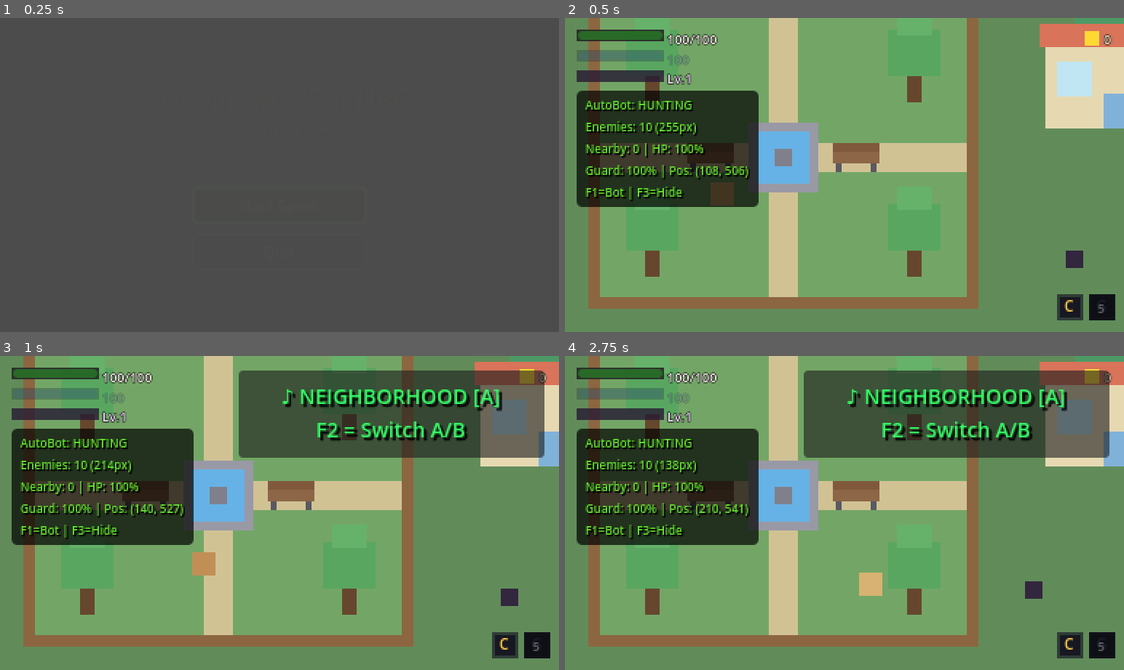
Above: before the commit, frames 1-4 (two rows, left to right).
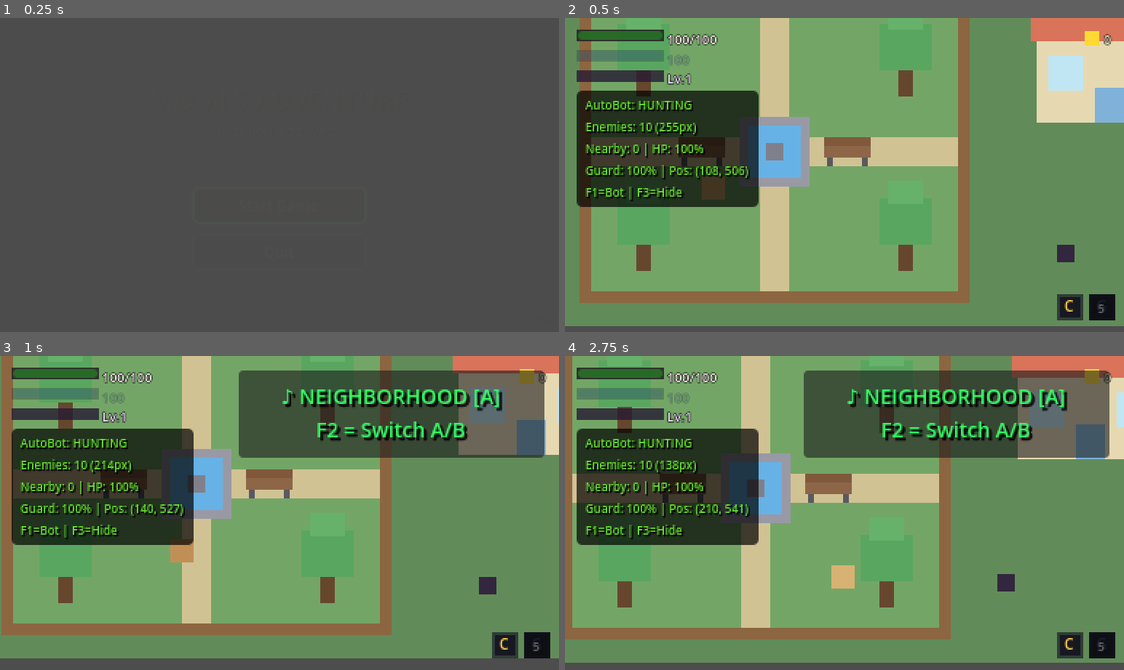
Above: after the commit, the same moments.

Repository: anthonyscry/momi-chronicles
Game: Godot game, scene res://ui/menus/title_screen.tscn
The game is run twice, just before and just after one commit, with the same random seed, the same clock (stepped at 60 frames per second) and the same inputs.
Inputs (mouse positions are in pixels of both pictures, inside the frame that each line leads up to):
- Up to frame 1 (0.25 s): no input
- Up to frame 2 (0.5 s): no input
- Up to frame 3 (1 s): tap Enter (ui_accept) at 0.5, 0.77 s; move the mouse to (402, 497) at 0.52 s; hold D (move_right) from 0.53 s (still down); hold Space (attack) from 0.53 s (still down); click (402, 497) at 0.67 s
- Up to frame 4 (2.75 s): move the mouse to (732, 528) at 1.27 s; release D (move_right) at 1.28 s; release Space (attack) at 1.28 s; hold S (move_down) 1.28-2.03 s; tap Space (attack) at 1.35, 2.3 s; tap Enter (ui_accept) at 1.52 s; move the mouse to (900, 443) at 2.02 s; hold D (move_right) from 2.03 s (still down); hold V (block) from 2.03 s (still down)

Frame 1 is identical in both runs. In frame 2, 20% of the frame differs, in the area x 0-100%, y 0-100%; in frame 3, 35%; in frame 4, 35%.

Commit message:
feat(effects): Phase P3 - camera & combat feel
- Camera look-ahead: 20px offset in movement direction for better visibility
- Combat zoom: subtle 1.12x zoom when enemies within 60px range
- Knockback curves: burst initial velocity with exponential decay + sprite pop
- Enemy attack telegraphs: red '!' indicator + sprite flash before attacks

Diff:
--- a/characters/enemies/enemy_base.gd
+++ b/characters/enemies/enemy_base.gd
@@ -126,7 +126,17 @@
 	Events.enemy_damaged.emit(self, damage_amount)
 
 	var knockback_dir = (global_position - attacking_hitbox.global_position).normalized()
-	velocity = knockback_dir * knockback_force
+	# Improved knockback: burst initial velocity then fast deceleration
+	# Multiplier gives a snappy "pop" that decays quickly
+	velocity = knockback_dir * knockback_force * 1.6
+
+	# Visual: slight sprite pop in knockback direction for weight feel
+	if sprite:
+		var pop_tween = create_tween()
+		pop_tween.tween_property(sprite, "position", knockback_dir * 3.0, 0.05)\
+			.set_ease(Tween.EASE_OUT)
+		pop_tween.tween_property(sprite, "position", Vector2.ZERO, 0.12)\
+			.set_ease(Tween.EASE_IN_OUT).set_trans(Tween.TRANS_BACK)
 
 	if health and not health.is_dead():
 		state_machine.transition_to("Hurt")
--- a/characters/enemies/states/enemy_attack.gd
+++ b/characters/enemies/states/enemy_attack.gd
@@ -6,8 +6,12 @@
 const HITBOX_START: float = 0.15
 const HITBOX_END: float = 0.35
 
+## Telegraph: brief red flash before attack connects
+const TELEGRAPH_DURATION: float = 0.12
+
 var attack_timer: float = 0.0
 var hitbox_active: bool = false
+var telegraph_indicator: ColorRect = null
 
 func enter() -> void:
 	player.velocity = Vector2.ZERO
@@ -26,6 +30,9 @@
 
 	# Start cooldown
 	player.start_attack_cooldown()
+
+	# Telegraph: visual warning before attack
+	_show_telegraph()
 
 func exit() -> void:
 	if player.hitbox:
@@ -67,3 +74,35 @@
 
 	# Position based on direction
 	hitbox_shape.position = direction.normalized() * 12
+
+
+## Show a brief red "!" indicator above enemy before attacking
+func _show_telegraph() -> void:
+	# Red exclamation mark above head
+	var label = Label.new()
+	label.text = "!"
+	label.add_theme_font_size_override("font_size", 12)
+	label.add_theme_color_override("font_color", Color(1, 0.2, 0.1))
+	label.add_theme_color_override("font_outline_color", Color(0, 0, 0))
+	label.add_theme_constant_override("outline_size", 2)
+	label.horizontal_alignment = HORIZONTAL_ALIGNMENT_CENTER
+	label.position = Vector2(-4, -26)
+	label.z_index = 90
+	label.scale = Vector2(0.5, 0.5)
+	label.pivot_offset = Vector2(4, 10)
+	player.add_child(label)
+
+	# Pop-in animation
+	var tween = player.create_tween()
+	tween.tween_property(label, "scale", Vector2(1.3, 1.3), 0.06)\
+		.set_ease(Tween.EASE_OUT).set_trans(Tween.TRANS_BACK)
+	tween.tween_property(label, "scale", Vector2(1.0, 1.0), 0.04)
+	tween.tween_interval(TELEGRAPH_DURATION)
+	tween.tween_property(label, "modulate:a", 0.0, 0.1)
+	tween.tween_callback(label.queue_free)
+
+	# Also flash the enemy sprite red briefly
+	if player.sprite:
+		var flash_tween = player.create_tween()
+		flash_tween.tween_property(player.sprite, "modulate", Color(1.5, 0.6, 0.6), 0.06)
+		flash_tween.tween_property(player.sprite, "modulate", Color.WHITE, 0.1)
--- a/characters/enemies/states/enemy_hurt.gd
+++ b/characters/enemies/states/enemy_hurt.gd
@@ -49,8 +49,15 @@
 func physics_update(delta: float) -> void:
 	hurt_timer += delta
 
-	# Apply knockback velocity decay
-	player.velocity = player.velocity.move_toward(Vector2.ZERO, 200 * delta)
+	# Curved knockback decay: fast at start, smooth stop
+	# Using exponential decay for snappy feel (higher = faster decay)
+	var decay_rate = 8.0
+	player.velocity *= exp(-decay_rate * delta)
+
+	# Snap to zero when very slow (avoid endless drift)
+	if player.velocity.length() < 5.0:
+		player.velocity = Vector2.ZERO
+
 	player.move_and_slide()
 
 	if hurt_timer >= HURT_DURATION:
--- a/characters/player/player.gd
+++ b/characters/player/player.gd
@@ -28,6 +28,22 @@
 var current_combo_count: int = 0
 
 # =============================================================================
+# CAMERA FEEL
+# =============================================================================
+
+## Look-ahead: camera leads in player movement direction
+const LOOK_AHEAD_DISTANCE: float = 20.0
+const LOOK_AHEAD_SMOOTH: float = 3.0
+var _look_ahead_target: Vector2 = Vector2.ZERO
+
+## Combat zoom: subtle zoom-in when enemies nearby
+const BASE_ZOOM: Vector2 = Vector2(1.0, 1.0)
+const COMBAT_ZOOM: Vector2 = Vector2(1.12, 1.12)
+const COMBAT_ZOOM_RANGE: float = 60.0  # Enemies within this range trigger zoom
+const ZOOM_SMOOTH: float = 2.5
+var _target_zoom: Vector2 = BASE_ZOOM
+
+# =============================================================================
 # BOT CONTROL - For AutoBot to control player directly
 # =============================================================================
 
@@ -61,6 +77,43 @@
 
 	# Apply initial stats
 	_apply_level_stats()
+
+
+func _physics_process(delta: float) -> void:
+	_update_camera_feel(delta)
+
+
+func _update_camera_feel(delta: float) -> void:
+	if not camera:
+		return
+
+	# --- Look-ahead: offset camera in movement direction ---
+	var input_dir = get_input_direction()
+	if input_dir.length() > 0.1:
+		_look_ahead_target = input_dir.normalized() * LOOK_AHEAD_DISTANCE
+	else:
+		_look_ahead_target = Vector2.ZERO
+
+	# Smoothly interpolate camera offset toward look-ahead target
+	# (EffectsManager uses camera.offset for shake, so we track separately)
+	var current_offset = camera.offset
+	# Only adjust if not being shaken (shake_timer check via EffectsManager)
+	if EffectsManager.shake_timer <= 0.0:
+		camera.offset = current_offset.lerp(_look_ahead_target, LOOK_AHEAD_SMOOTH * delta)
+
+	# --- Combat zoom: zoom in when enemies are close ---
+	var enemies_nearby = false
+	for enemy in get_tree().get_nodes_in_group("enemies"):
+		if is_instance_valid(enemy) and enemy is Node2D:
+			if global_position.distance_to(enemy.global_position) < COMBAT_ZOOM_RANGE:
+				enemies_nearby = true
+				break
+
+	_target_zoom = COMBAT_ZOOM if enemies_nearby else BASE_ZOOM
+
+	# Don't fight camera_punch (which also tweens zoom)
+	if not EffectsManager.camera_punch_active:
+		camera.zoom = camera.zoom.lerp(_target_zoom, ZOOM_SMOOTH * delta)
 
 func _on_hurt(attacking_hitbox: Hitbox) -> void:
 	var damage = attacking_hitbox.damage
